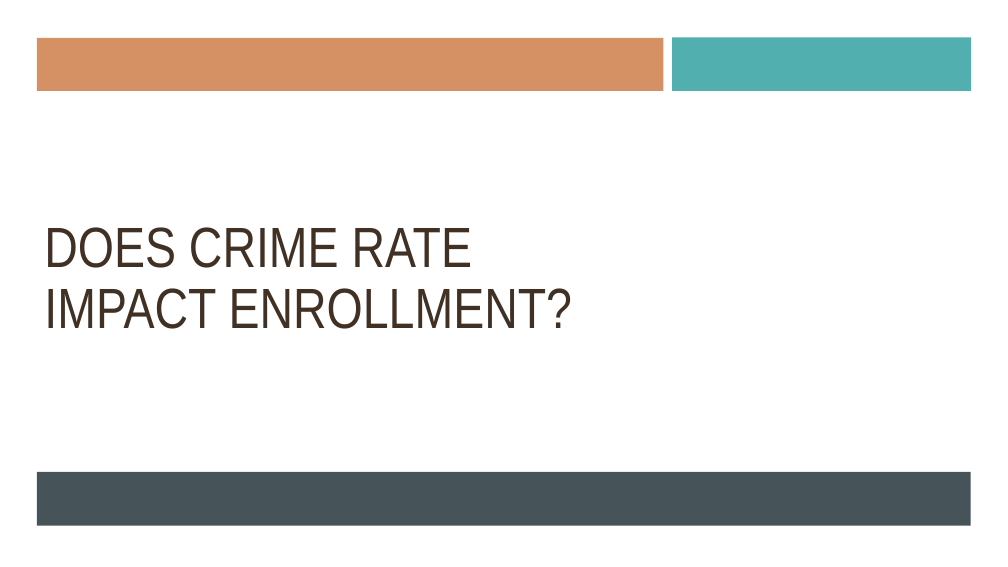
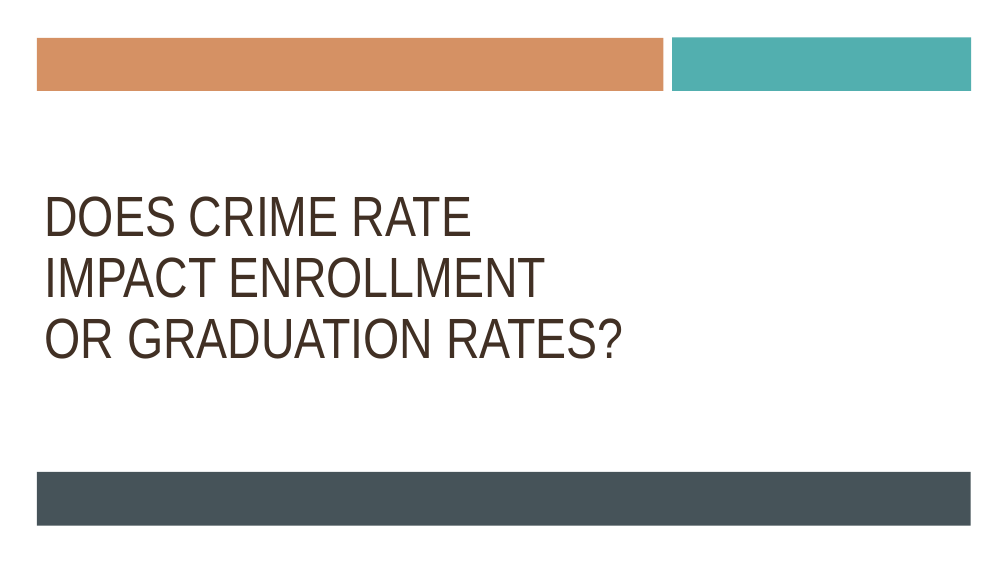
Before and after one commit to ericahen/capstone-da12, a slide deck: slide 13 of presentation/presentation.pptx. Drawn at 1008x567 pixels with LibreOffice and Linux fonts; fonts in the diff are those of the drawing. Boxes give left, top, right and bottom in pixels: in the first picture for what was removed or moved away, otherwise in the second. Text is boxed around its words. In the diff, an @@ line names an element or a change of style, - is before the commit and + after.

```diff
--- a/presentation/presentation.pptx
+++ b/presentation/presentation.pptx
@@ title at (44,196,623,359): text changed @@
-DOES CRIME RATE IMPACT ENROLLMENT?
+DOES CRIME RATE IMPACT ENROLLMENT OR GRADUATION RATES?
```
Also in this commit, not shown: 3 other slides changed, 2 slides added, 1 slide removed.
